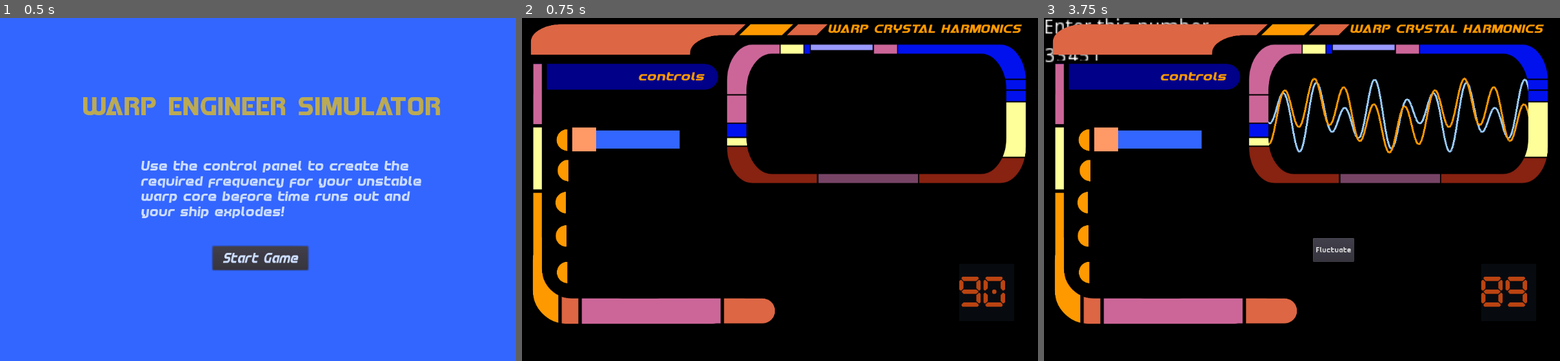
Above: before the commit, frames 1-3 (left to right).
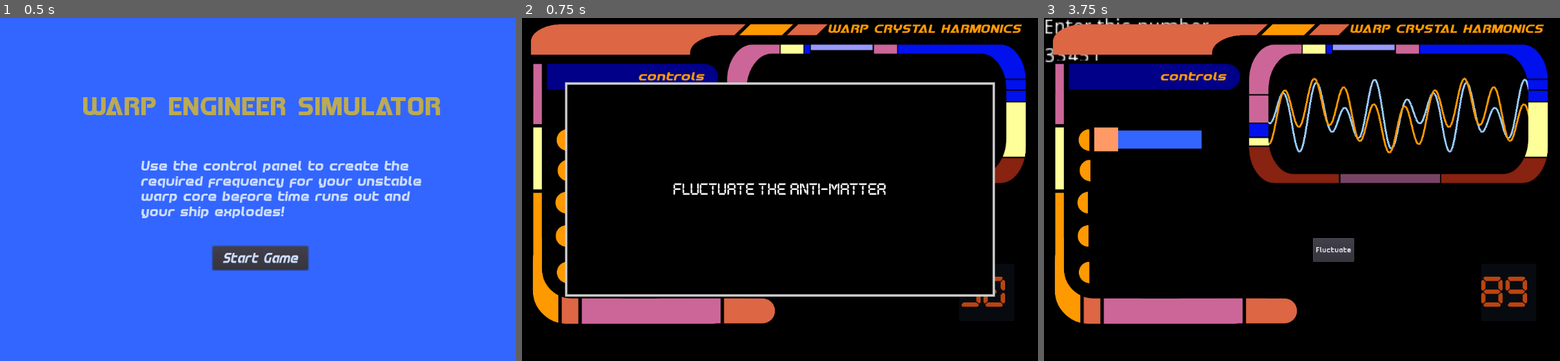
Above: after the commit, the same moments.

Repository: squiggle-at-squiggle/LDJam49
Game: Godot game, scene res://Scenes/Main.tscn
The game is run twice, just before and just after one commit, with the same random seed, the same clock (stepped at 60 frames per second) and the same inputs.
Inputs:
- Up to frame 1 (0.5 s): no input
- Up to frame 2 (0.75 s): click "Start" at 0.5 s
- Up to frame 3 (3.75 s): tap Enter at 1.25, 2.75 s; tap Space at 2, 3.5 s

Frame 1 is identical in both runs. In frame 2, 6.9% of the frame differs, in the area x 8-92%, y 18-82%; in frame 3, nothing differs.

Commit message:
New message box works

Diff:
--- a/Code/Main.gd
+++ b/Code/Main.gd
@@ -61,7 +61,7 @@
 	var message = verb + " the " + TechnoBabble()
 	$ControlPanel/Control/Submit.hide()
 	$Countdown/Countdown.set_paused(true)
-	#$ControlPanel/MessageBox.create_message(message, 3)
+	$MessageBox.create_message(message, 3)
 	$ControlPanel/Control/Submit.text = verb
 	yield(get_tree().create_timer(3), "timeout")
 	$ControlPanel/Control/Submit.show()
--- a/Code/MessageBox.gd
+++ b/Code/MessageBox.gd
@@ -6,7 +6,7 @@
 
 # Called when the node enters the scene tree for the first time.
 func _ready():
-	$Panel.hide()
+	$Control.hide()
 
 
 # Called every frame. 'delta' is the elapsed time since the previous frame.
@@ -15,8 +15,8 @@
 
 
 func create_message(message, time):
-	$Panel/CenteredDisplay.text = message
-	$Panel/CenteredDisplay.PRESET_CENTER
-	$Panel.show()
+	$Control/Panel/CenteredDisplay.text = message
+	$Control/Panel/CenteredDisplay.ALIGN_CENTER
+	$Control.show()
 	yield(get_tree().create_timer(time), "timeout")
-	$Panel.hide()
+	$Control.hide()
--- a/Fonts/MessageText.tres
+++ b/Fonts/MessageText.tres
@@ -3,5 +3,5 @@
 [ext_resource path="res://Fonts/Digital Play St.ttf" type="DynamicFontData" id=1]
 
 [resource]
-size = 36
+size = 24
 font_data = ExtResource( 1 )
--- a/Scenes/Main.tscn
+++ b/Scenes/Main.tscn
@@ -9,6 +9,7 @@
 [ext_resource path="res://Sound/sfw-interior-drone-louder.mp3" type="AudioStream" id=7]
 [ext_resource path="res://Sound/sfx-success.mp3" type="AudioStream" id=8]
 [ext_resource path="res://Sound/sfx-negative.mp3" type="AudioStream" id=9]
+[ext_resource path="res://Scenes/MessageBox.tscn" type="PackedScene" id=10]
 
 [node name="Main" type="Node"]
 script = ExtResource( 1 )
@@ -16,9 +17,14 @@
 
 [node name="ControlPanel" parent="." instance=ExtResource( 2 )]
 
+[node name="MessageBox" parent="." instance=ExtResource( 10 )]
+layer = 2
+
 [node name="EndScreen" parent="." instance=ExtResource( 3 )]
+layer = 2
 
 [node name="StartScreen" parent="." instance=ExtResource( 4 )]
+layer = 2
 
 [node name="Countdown" parent="." instance=ExtResource( 6 )]
 margin_left = 915.181
--- a/Scenes/MessageBox.tscn
+++ b/Scenes/MessageBox.tscn
@@ -5,34 +5,55 @@
 
 [sub_resource type="StyleBoxFlat" id=1]
 bg_color = Color( 0, 0, 0, 1 )
+border_width_left = 5
+border_width_top = 5
+border_width_right = 5
+border_width_bottom = 5
 
-[node name="MessageBox" type="Node2D"]
+[node name="MessageBox" type="CanvasLayer"]
 script = ExtResource( 1 )
 
-[node name="Panel" type="Panel" parent="."]
-margin_right = 1000.0
-margin_bottom = 540.0
+[node name="Control" type="Control" parent="."]
+anchor_left = 0.5
+anchor_top = 0.5
+anchor_right = 0.5
+anchor_bottom = 0.5
+margin_left = -20.0
+margin_top = -20.0
+margin_right = 20.0
+margin_bottom = 20.0
+__meta__ = {
+"_edit_use_anchors_": false
+}
+
+[node name="Panel" type="Panel" parent="Control"]
+anchor_left = 0.5
+anchor_top = 0.5
+anchor_right = 0.5
+anchor_bottom = 0.5
+margin_left = -450.0
+margin_top = -225.0
+margin_right = 450.0
+margin_bottom = 225.0
 custom_styles/panel = SubResource( 1 )
 __meta__ = {
 "_edit_use_anchors_": false
 }
 
-[node name="CenteredDisplay" type="Label" parent="Panel"]
+[node name="CenteredDisplay" type="Label" parent="Control/Panel"]
 anchor_left = 0.5
 anchor_top = 0.5
 anchor_right = 0.5
 anchor_bottom = 0.5
-margin_left = -441.0
-margin_top = -92.0
-margin_right = 482.0
-margin_bottom = 328.0
+margin_left = -461.5
+margin_top = -210.0
+margin_right = 461.5
+margin_bottom = 210.0
 custom_fonts/font = ExtResource( 2 )
 text = "Press start to begin"
 align = 1
+valign = 1
 autowrap = true
 __meta__ = {
 "_edit_use_anchors_": false
 }
-
-[node name="EntryPoint" type="Node2D" parent="."]
-position = Vector2( 1080, 10 )
Not shown: 1 places in Scenes/Main.tscn that only renumber resources
